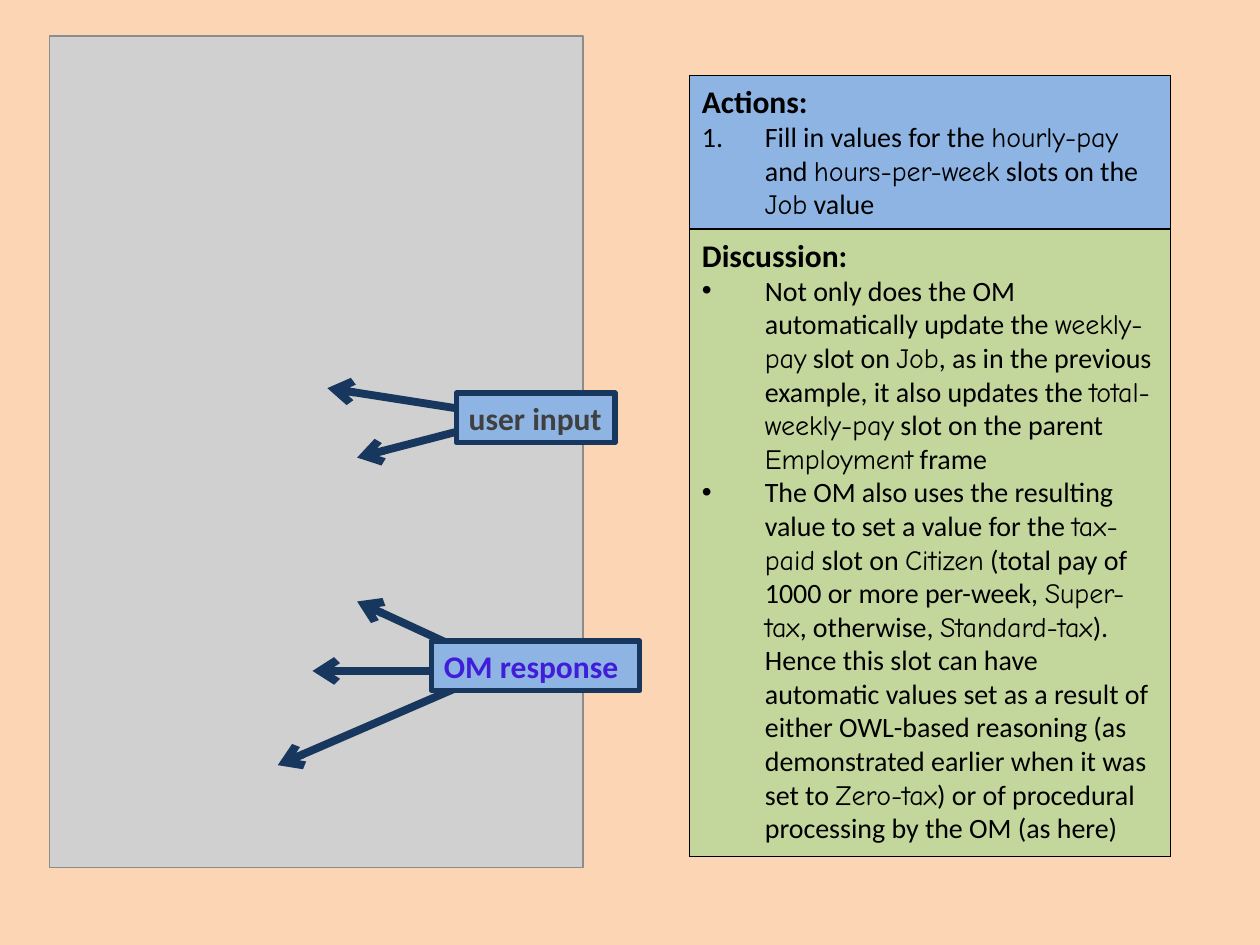
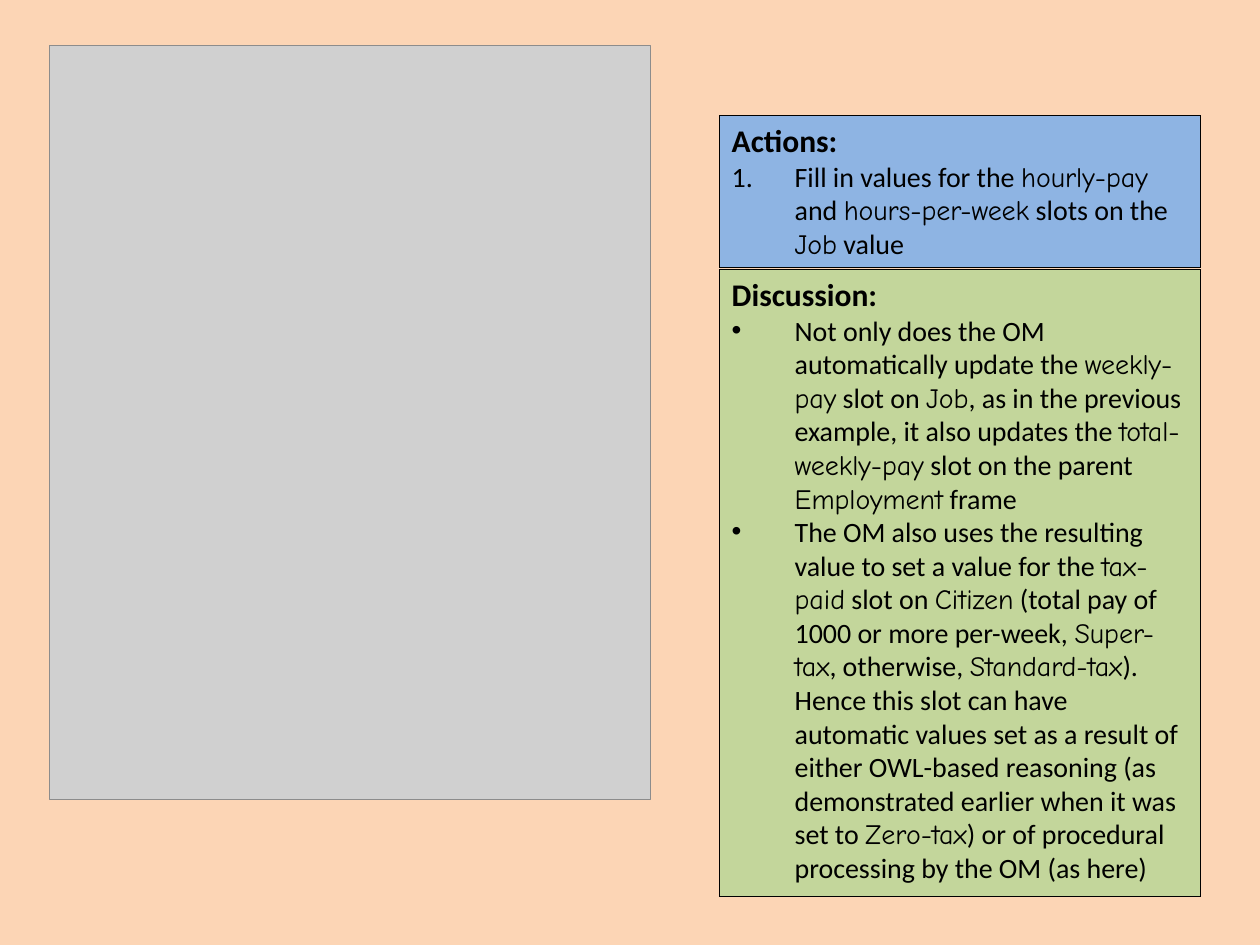
Before and after one commit to colin-puleston/mekon-hobo, a slide deck: slide 39 of docs/MEKON-HOBO Introductory Tutorial.pptx. Drawn at 1260x945 pixels with LibreOffice and Linux fonts; fonts in the diff are those of the drawing; grey boxes stand for pictures. Boxes give left, top, right and bottom in pixels: in the first picture for what was removed or moved away, otherwise in the second. Text is boxed around its words. In the diff, an @@ line names an element or a change of style, - is before the commit and + after.

```diff
--- a/docs/MEKON-HOBO Introductory Tutorial.pptx
+++ b/docs/MEKON-HOBO Introductory Tutorial.pptx
@@ picture: place and size @@
-picture at (49,37,583,868)
+picture at (49,45,650,799)
@@ rectangle "Actions:": place and size @@
-rectangle "Actions:" at (689,76,1171,228)
+rectangle "Actions:" at (719,116,1201,268)
@@ rectangle "Discussion:": place and size @@
-rectangle "Discussion:" at (689,229,1171,857)
+rectangle "Discussion:" at (719,270,1201,897)
@@ arrow removed from (486, 413) to (328, 388) @@
@@ rectangle removed at (456,393,615,442) @@
-user input
@@ arrow removed from (491, 423) to (357, 457) @@
@@ arrow removed from (486, 662) to (357, 601) @@
@@ rectangle removed at (432,641,640,690) @@
-OM response
@@ arrow removed from (461, 685) to (277, 765) @@
@@ arrow removed from (471, 670) to (312, 670) @@
```
Also in this commit, not shown: 31 other slides changed.
